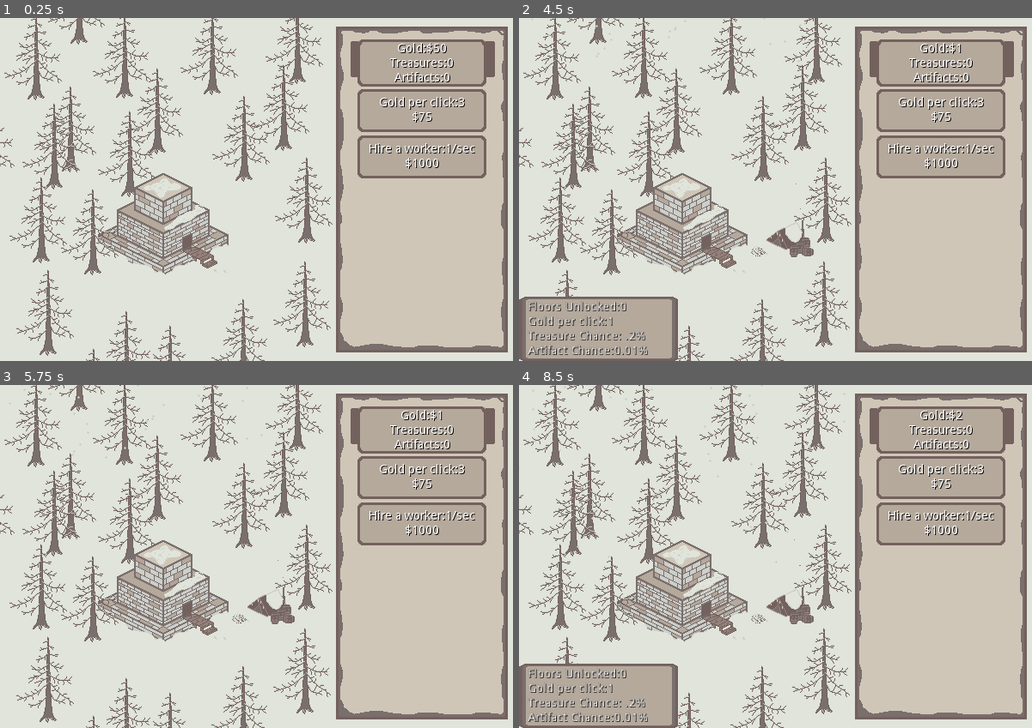
Above: before the commit, frames 1-4 (two rows, left to right).
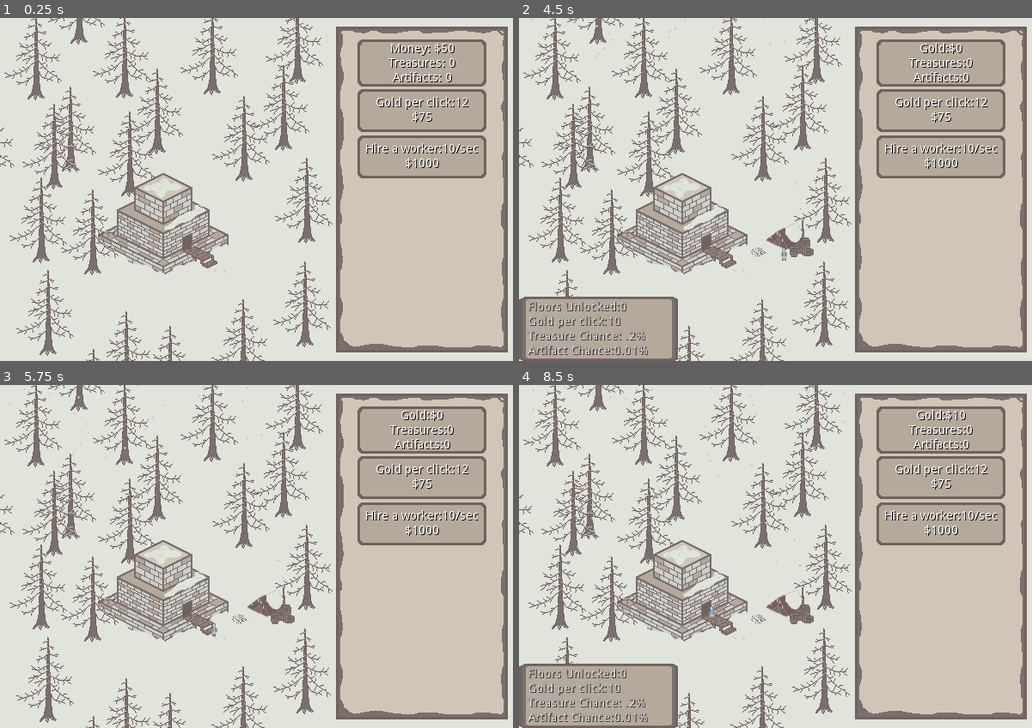
Above: after the commit, the same moments.

Repository: Micron-Flash/GameJameGit
Game: Godot game, scene res://scenes/Game.tscn
Two runs of this game, one before a commit and one after it. Both use one fixed random seed, a clock stepped at 60 frames per second and the inputs below.
Inputs (mouse positions are in pixels of both pictures, inside the frame that each line leads up to):
- Up to frame 1 (0.25 s): no input
- Up to frame 2 (4.5 s): click (683, 223) at 0.5 s; click "Gold per click:3 $75" (after the commit: "Gold per click:12 $75") at 1.25 s; click "Hire a worker:1/sec $1000" (after the commit: "Hire a worker:10/sec $1000") at 2 s; click "Gold per click:3 $75" (after the commit: "Gold per click:12 $75") at 2.75 s; click "Hire a worker:1/sec $1000" (after the commit: "Hire a worker:10/sec $1000") at 3.5 s; click (683, 223) at 4.25 s
- Up to frame 3 (5.75 s): click "Gold per click:3 $75" (after the commit: "Gold per click:12 $75") at 5 s
- Up to frame 4 (8.5 s): click "Hire a worker:1/sec $1000" (after the commit: "Hire a worker:10/sec $1000") at 5.75 s; click (683, 590) at 6.5 s; move the mouse to (888, 539) at 7.27 s; move the mouse to (672, 573) at 8.02 s

The runs differ from the first frame. In frame 1, 1.8% of the frame differs, in the area x 68-97%, y 6-40%; in frame 2, 1.1%; in frame 3, 1.1%; in frame 4, 1.3%.

Commit message:
Not sure if I like this

Diff:
--- /dev/null
+++ b/SecretsGameJam/Person.tscn
@@ -0,0 +1,54 @@
+[gd_scene load_steps=8 format=2]
+
+[ext_resource path="res://Art/Person.png" type="Texture" id=1]
+[ext_resource path="res://Scripts/Person.gd" type="Script" id=2]
+
+[sub_resource type="AtlasTexture" id=1]
+atlas = ExtResource( 1 )
+region = Rect2( 0, 0, 9, 17 )
+
+[sub_resource type="AtlasTexture" id=2]
+atlas = ExtResource( 1 )
+region = Rect2( 18, 0, 9, 17 )
+
+[sub_resource type="AtlasTexture" id=6]
+atlas = ExtResource( 1 )
+region = Rect2( 36, 0, 9, 17 )
+
+[sub_resource type="AtlasTexture" id=3]
+atlas = ExtResource( 1 )
+region = Rect2( 27, 0, 9, 17 )
+
+[sub_resource type="SpriteFrames" id=5]
+animations = [ {
+"frames": [ SubResource( 1 ) ],
+"loop": true,
+"name": "default",
+"speed": 5.0
+}, {
+"frames": [ SubResource( 2 ), SubResource( 6 ), SubResource( 2 ), SubResource( 3 ) ],
+"loop": true,
+"name": "Walk",
+"speed": 9.0
+} ]
+
+[node name="Person" type="PathFollow2D"]
+v_offset = -5.0
+rotate = false
+script = ExtResource( 2 )
+
+[node name="Person" type="AnimatedSprite" parent="."]
+frames = SubResource( 5 )
+animation = "Walk"
+frame = 1
+playing = true
+
+[node name="CPUParticles2D" type="CPUParticles2D" parent="Person"]
+position = Vector2( 1.48651, -4.16222 )
+amount = 1
+lifetime = 2.0
+gravity = Vector2( 2, -2 )
+color = Color( 0.803922, 0.811765, 0.792157, 0.537255 )
+
+[node name="Tween" type="Tween" parent="."]
+[connection signal="tween_completed" from="Tween" to="." method="_on_Tween_tween_completed"]
--- a/SecretsGameJam/Scripts/MoneyManager.gd
+++ b/SecretsGameJam/Scripts/MoneyManager.gd
@@ -5,31 +5,21 @@
 export var treasure = 0
 export var artifacts = 0
 export var rate = 0
-var _timer = null
+export var speed = 4
+var loop_timer = null
+var single_timer
 var ruins = null
-
+signal start_trip()
 signal new_money(money,treasure,artifacts)
 
 func _ready():
 	emit_signal("new_money",money,treasure,artifacts)
-	_timer = Timer.new()
-	add_child(_timer)
-
-	_timer.connect("timeout", self, "_on_Timer_timeout")
-	_timer.set_wait_time(.1)
-	_timer.set_one_shot(false) # Make sure it loops
-	_timer.start()
-
-
-func _on_Timer_timeout():
-	rate = 0
-	for ruin in get_tree().get_nodes_in_group("Ruins"):
-		rate += ruin.rate*ruin.gold_pc
-	money += rate/10
-	emit_signal("new_money",money,treasure,artifacts)
 
 func get_current_money():
 	return money
+
+func get_speed():
+	return speed
 
 func add_money(amount):
 	money += amount
@@ -41,6 +31,10 @@
 
 func update_rate(amount):
 	rate += amount
+
+func finish_trip(amount):
+	money += amount
+	emit_signal("new_money",money,treasure,artifacts)
 
 func check_amount(amount):
 	if amount <= money:
--- /dev/null
+++ b/SecretsGameJam/Scripts/Person.gd
@@ -0,0 +1,41 @@
+extends PathFollow2D
+
+var _timer = null
+var going = true
+onready var sprite = $Person
+onready var tween = $Tween
+onready var tween_values = [1, 0]
+export var speed = 3
+var looping = false
+var amount = 0
+
+func start_trip(gold):
+	amount = gold
+	_start_tween()
+
+func _physics_process(_delta):
+	if tween_values[0] == 1:
+		sprite.flip_h = true
+		going = true
+	elif tween_values[0] == 0:
+		sprite.flip_h = false
+		going = false
+
+func _start_tween():
+	speed = MoneyManager.get_speed()
+	tween.interpolate_property(self, "unit_offset", tween_values[0] , tween_values[1], speed/2 ,Tween.TRANS_LINEAR, Tween.EASE_IN)
+	tween.start()
+
+func _on_Tween_tween_completed(object, key):
+	if self.unit_offset == 0:
+		tween_values.invert()
+		_start_tween()
+	else:
+		if looping:
+			tween_values.invert()
+			MoneyManager.finish_trip(amount)
+			_start_tween()
+		else:
+			tween_values.invert()
+			MoneyManager.finish_trip(amount)
+			self.queue_free()
--- a/SecretsGameJam/Scripts/Ruins_Manager.gd
+++ b/SecretsGameJam/Scripts/Ruins_Manager.gd
@@ -3,7 +3,7 @@
 export var explored = false
 export var level = 0
 export var id = 1
-export var gold_pc = 1
+export var gold_pc = 10
 export var rate = 0 #basically workers 2 workers means 2 * gold_pc
 export var cost_to_open = 100
 export var new_floor_rate = 1.78
@@ -13,11 +13,15 @@
 onready var stat_board = $CurrentStats
 onready var stat_board_label = $CurrentStats/Stats
 onready var camp_site = $Campsite
+onready var path = $Path2D
+const worker = preload("res://Person.tscn")
 
 func _ready():
+
 	unexplored_board_label.text = "Click To explore\n$" + str(cost_to_open)
 	stat_board_label.text = "Floors Unlocked:"+str(level)+"\nGold per click:"+str(gold_pc)+"\nTreasure Chance: .2%\nArtifact Chance:0.01%"
 	camp_site.visible = false
+
 
 func _on_TextureButton_mouse_entered():
 	if explored == false:
@@ -42,4 +46,6 @@
 			explored = true
 			camp_site.visible = true
 	else:
-		MoneyManager.add_money(gold_pc)
+		var work = worker.instance()
+		path.add_child(work)
+		work.start_trip(gold_pc)
--- a/SecretsGameJam/scenes/Ruins1.tscn
+++ b/SecretsGameJam/scenes/Ruins1.tscn
@@ -1,9 +1,14 @@
-[gd_scene load_steps=5 format=2]
+[gd_scene load_steps=6 format=2]
 
 [ext_resource path="res://Art/Ruin1.png" type="Texture" id=1]
 [ext_resource path="res://Art/StatShow.png" type="Texture" id=2]
 [ext_resource path="res://Scripts/Ruins_Manager.gd" type="Script" id=3]
 [ext_resource path="res://scenes/Campsite.tscn" type="PackedScene" id=4]
+
+[sub_resource type="Curve2D" id=1]
+_data = {
+"points": PoolVector2Array( 0, 0, 0, 0, 108.614, 87.3927, 0, 0, 0, 0, 123.103, 96.5271, 0, 0, 0, 0, 128.458, 99.9919, 0, 0, 0, 0, 129.718, 104.402, 0, 0, 0, 0, 133.498, 108.181, 0, 0, 0, 0, 144.837, 116.056, 0, 0, 0, 0, 156.806, 125.19, 0, 0, 0, 0, 176.965, 127.395, 0, 0, 0, 0, 191.454, 120.151, 0, 0, 0, 0, 196.809, 111.016, 0, 0, 0, 0, 195.234, 93.3773, 0, 0, 0, 0, 192.084, 88.9676 )
+}
 
 [node name="Ruins1" type="Node2D"]
 script = ExtResource( 3 )
@@ -77,6 +82,9 @@
 __meta__ = {
 "_edit_use_anchors_": false
 }
+
+[node name="Path2D" type="Path2D" parent="."]
+curve = SubResource( 1 )
 [connection signal="mouse_entered" from="TextureButton" to="." method="_on_TextureButton_mouse_entered"]
 [connection signal="mouse_exited" from="TextureButton" to="." method="_on_TextureButton_mouse_exited"]
 [connection signal="pressed" from="TextureButton" to="." method="_on_TextureButton_pressed"]
Binary file added: SecretsGameJam/Art/Charachter.aseprite
Binary file changed: SecretsGameJam/Art/Concept.aseprite
Binary file changed: SecretsGameJam/Art/Menu.png
Binary file added: SecretsGameJam/Art/Person.png
Not shown, added: SecretsGameJam/Art/Person.png.import
Binary file added: SecretsGameJam/Art/SnoweywB.aseprite
Binary file added: SecretsGameJam/Art/Sprite-0001.aseprite
Not shown: 1 places in SecretsGameJam/scenes/UI.tscn that only renumber resources
